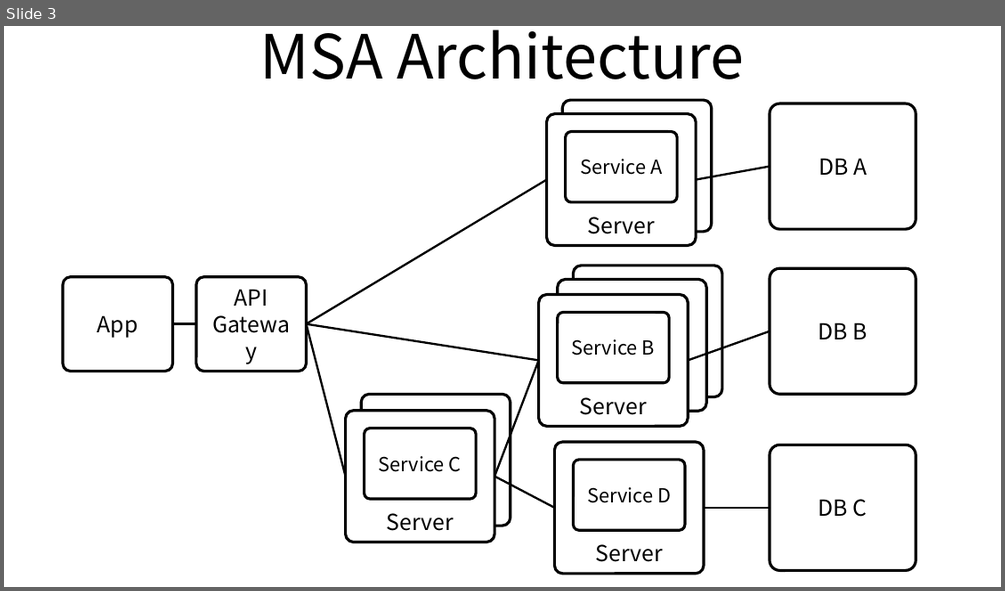
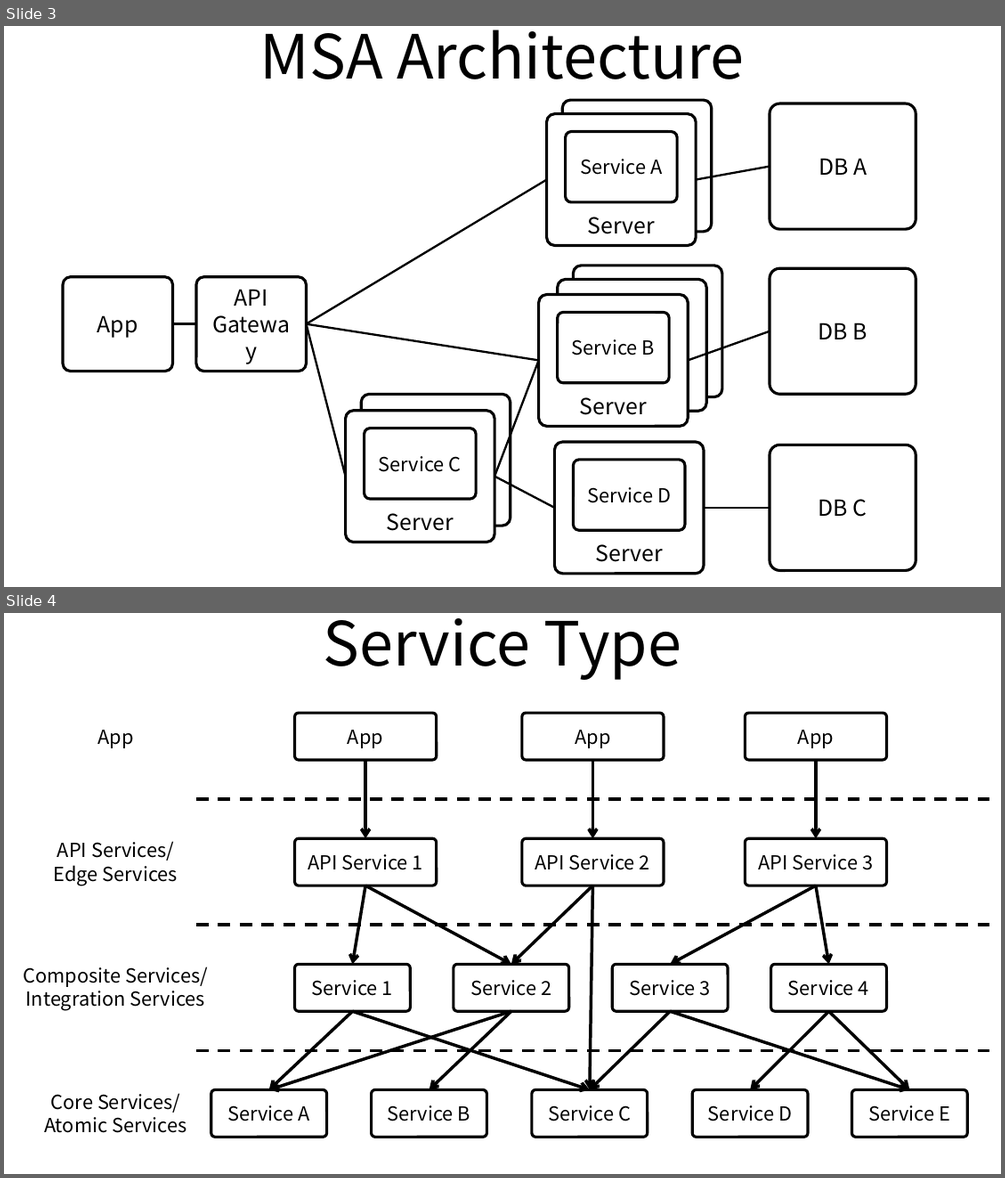
Before and after one commit to ssup2/blog-old, a slide deck: images/theory_analysis/MSA/Micro_Service_Architecture.pptx. Shown one above the other, each under a label of ours: slide 3 before the commit, slides 3 and 4 after it. The pictures are 1005x591 and 1005x1178 pixels, drawn with LibreOffice and Linux fonts; fonts in the diff are those of the drawing. Boxes give left, top, right and bottom in pixels: in the first picture for what was removed or moved away, otherwise in the second. Text is boxed around its words. In the diff, an @@ line names an element or a change of style, - is before the commit and + after.

```diff
--- a/images/theory_analysis/MSA/Micro_Service_Architecture.pptx
+++ b/images/theory_analysis/MSA/Micro_Service_Architecture.pptx
@@ slide 4 added at (x1=4, y1=613, x2=1001, y2=1174), background #FFFFFF @@
@@ title added at (x1=323, y1=618, x2=681, y2=680), 44 pt, text #000000 @@
+Service Type
@@ group added at (x1=196, y1=713, x2=989, y2=1136): 15 rounded rectangles, 3 lines @@
+Service A
+Service B
+Service C
+Service D
+Service E
+Service 1
+Service 2
+Service 3
+Service 4
+API Service 1
+API Service 2
+API Service 3
+App
+App
+App
@@ text added at (x1=97, y1=730, x2=133, y2=748), 14 pt, text #000000 @@
+App
@@ arrow added from (366, 760) to (366, 838), #000000 2.25 pt @@
@@ arrow added from (593, 760) to (593, 838), #000000 2.25 pt @@
@@ arrow added from (816, 760) to (816, 838), #000000 2.25 pt @@
@@ text added at (x1=54, y1=841, x2=178, y2=886), 14 pt, text #000000 @@
+API Services/
+Edge Services
@@ arrow added from (366, 885) to (353, 964), #000000 2.25 pt @@
@@ arrow added from (366, 885) to (511, 964), #000000 2.25 pt @@
@@ arrow added from (593, 885) to (511, 964), #000000 2.25 pt @@
@@ arrow added from (593, 885) to (589, 1089), #000000 2.25 pt @@
@@ arrow added from (816, 885) to (670, 964), #000000 2.25 pt @@
@@ arrow added from (816, 885) to (828, 964), #000000 2.25 pt @@
@@ text added at (x1=23, y1=966, x2=208, y2=1011), 14 pt, text #000000 @@
+Composite Services/
+Integration Services
@@ arrow added from (353, 1011) to (269, 1089), #000000 2.25 pt @@
@@ arrow added from (511, 1011) to (269, 1089), #000000 2.25 pt @@
@@ arrow added from (353, 1011) to (589, 1089), #000000 2.25 pt @@
@@ arrow added from (511, 1011) to (429, 1089), #000000 2.25 pt @@
@@ arrow added from (670, 1011) to (589, 1089), #000000 2.25 pt @@
@@ arrow added from (670, 1011) to (909, 1089), #000000 2.25 pt @@
@@ arrow added from (828, 1011) to (750, 1089), #000000 2.25 pt @@
@@ arrow added from (828, 1011) to (909, 1089), #000000 2.25 pt @@
@@ text added at (x1=44, y1=1093, x2=186, y2=1133), 14 pt, text #000000 @@
+Core Services/
+Atomic Services
```
Also in this commit, not shown: 9 other files.
